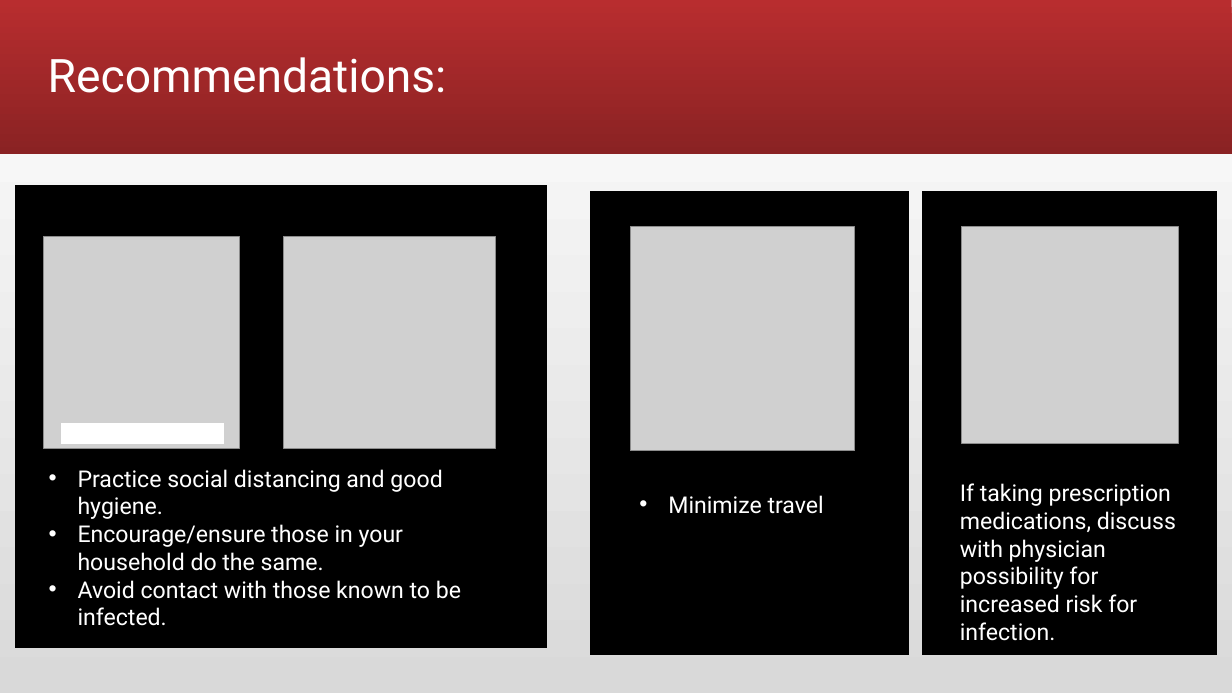
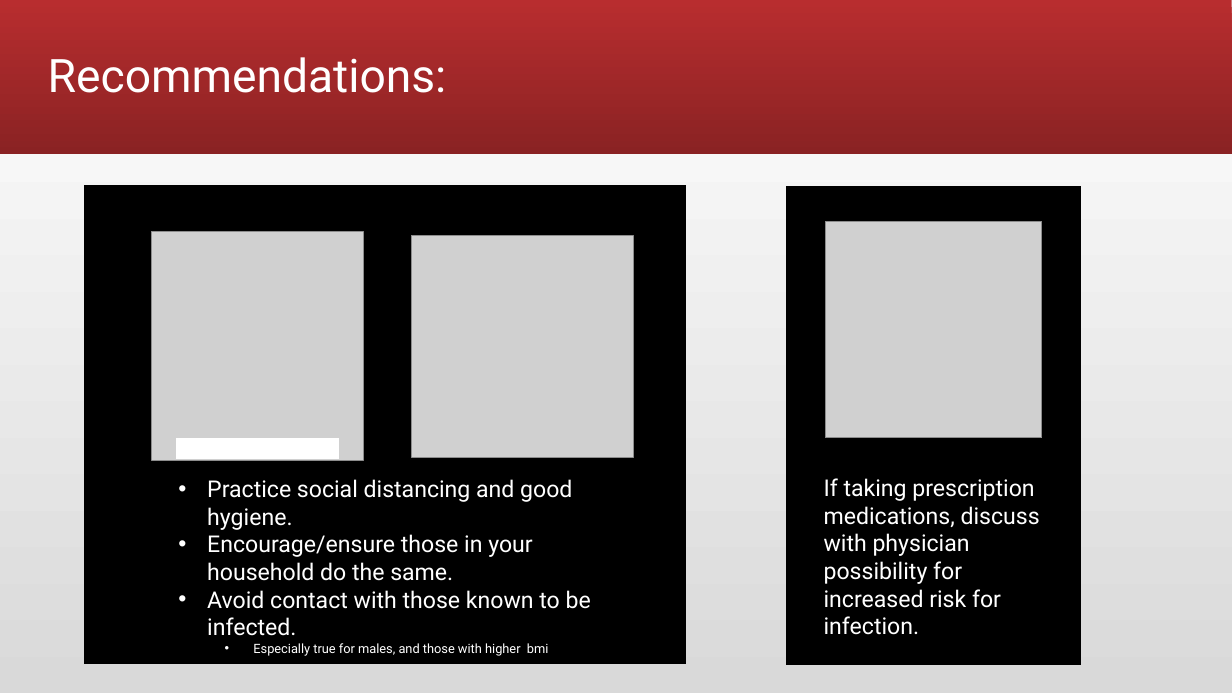
Before and after one commit to andiosika/Binomial-Classification-Ranom-Forest-hyper-imbalance, a slide deck: slide 10 of Covid19Preso.pptx. Drawn at 1232x693 pixels with LibreOffice and Linux fonts; fonts in the diff are those of the drawing; grey boxes stand for pictures. Boxes give left, top, right and bottom in pixels: in the first picture for what was removed or moved away, otherwise in the second. Text is boxed around its words. In the diff, an @@ line names an element or a change of style, - is before the commit and + after.

```diff
--- a/Covid19Preso.pptx
+++ b/Covid19Preso.pptx
@@ rectangle: place and size @@
-rectangle at bbox=[16, 186, 547, 648]
+rectangle at bbox=[85, 186, 686, 664]
@@ rectangle removed at bbox=[591, 192, 909, 654] @@
@@ rectangle: place and size @@
-rectangle at bbox=[923, 192, 1217, 654]
+rectangle at bbox=[787, 187, 1080, 665]
@@ picture: place and size @@
-picture at bbox=[43, 237, 239, 448]
+picture at bbox=[152, 232, 363, 460]
@@ picture: place and size @@
-picture at bbox=[284, 237, 495, 448]
+picture at bbox=[411, 236, 633, 457]
@@ picture removed at bbox=[630, 226, 855, 451] @@
@@ picture: place and size @@
-picture at bbox=[962, 226, 1178, 443]
+picture at bbox=[825, 221, 1042, 437]
@@ rectangle: place and size @@
-rectangle at bbox=[62, 423, 224, 443]
+rectangle at bbox=[177, 439, 339, 458]
@@ text "Practice social distancing and good ...": place and size @@
-text "Practice social distancing and good ..." at bbox=[78, 469, 461, 626]
+text "Practice social distancing and good ..." at bbox=[207, 479, 591, 656]
@@ text "If taking prescription medications, discuss ...": place and size @@
-text "If taking prescription medications, discuss ..." at bbox=[960, 483, 1176, 613]
+text "If taking prescription medications, discuss ..." at bbox=[824, 478, 1040, 608]
@@ text removed at bbox=[668, 495, 824, 514] @@
-• Minimize travel
@@ text at bbox=[253, 643, 549, 656]: paragraph added @@
+  • Especially true for males, and those with higher bmi
```
Also in this commit, not shown: 4 other slides changed, 1 slide added, 5 other files.
